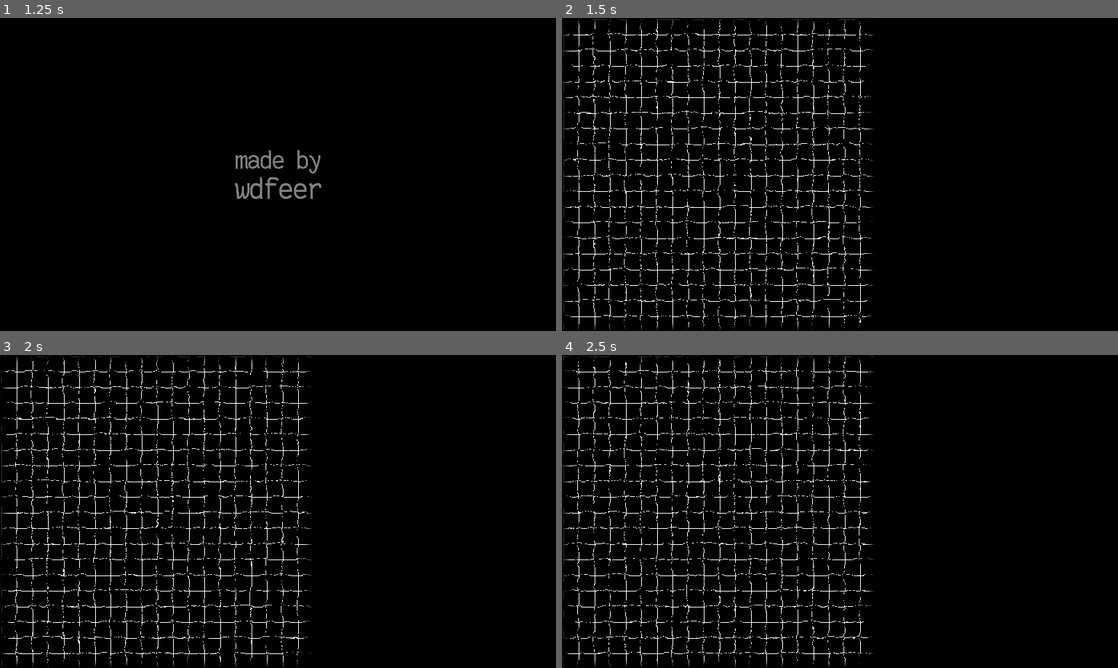
Above: before the commit, frames 1-4 (two rows, left to right).
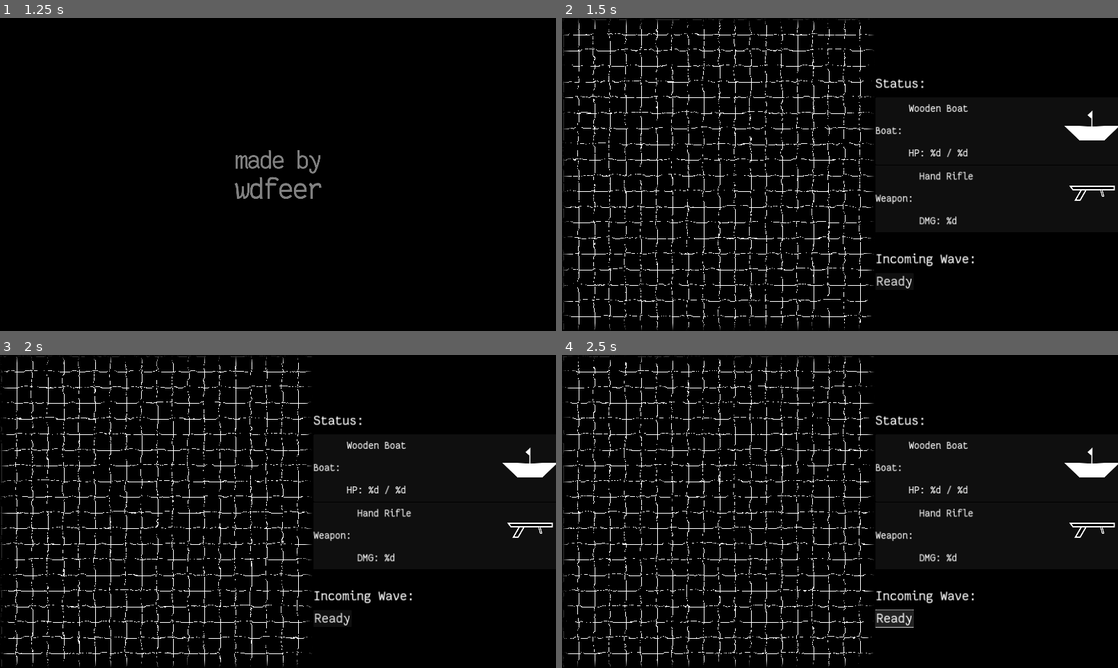
Above: after the commit, the same moments.

Repository: wdfeer/seabattle
Game: Godot game, scene res://src/splash.tscn
The game is run twice, just before and just after one commit, with the same random seed, the same clock (stepped at 60 frames per second) and the same inputs.
Inputs (mouse positions are in pixels of both pictures, inside the frame that each line leads up to):
- Up to frame 1 (1.25 s): no input
- Up to frame 2 (1.5 s): no input
- Up to frame 3 (2 s): no input
- Up to frame 4 (2.5 s): click (895, 617) at 2 s, where only the run after the commit has a clickable "Ready"

Frame 1 is identical in both runs. In frame 2, 1.7% of the frame differs, in the area x 56-100%, y 19-87%; in frame 3, 1.7%; in frame 4, 2.0%, in the area x 56-100%, y 19-88%.

Commit message:
Create player status UI

Diff:
--- /dev/null
+++ b/assets/armor_icon.svg
@@ -0,0 +1,46 @@
+<?xml version="1.0" encoding="UTF-8" standalone="no"?>
+<!-- Created with Inkscape (http://www.inkscape.org/) -->
+
+<svg
+   width="64"
+   height="64"
+   viewBox="0 0 16.933333 16.933333"
+   version="1.1"
+   id="svg1"
+   inkscape:version="1.4 (e7c3feb100, 2024-10-09)"
+   sodipodi:docname="armor_icon.svg"
+   xmlns:inkscape="http://www.inkscape.org/namespaces/inkscape"
+   xmlns:sodipodi="http://sodipodi.sourceforge.net/DTD/sodipodi-0.dtd"
+   xmlns="http://www.w3.org/2000/svg"
+   xmlns:svg="http://www.w3.org/2000/svg">
+  <sodipodi:namedview
+     id="namedview1"
+     pagecolor="#000000"
+     bordercolor="#000000"
+     borderopacity="0.25"
+     inkscape:showpageshadow="2"
+     inkscape:pageopacity="0.0"
+     inkscape:pagecheckerboard="0"
+     inkscape:deskcolor="#d1d1d1"
+     inkscape:document-units="px"
+     inkscape:zoom="12.447381"
+     inkscape:cx="27.756843"
+     inkscape:cy="23.177566"
+     inkscape:window-width="2560"
+     inkscape:window-height="1405"
+     inkscape:window-x="0"
+     inkscape:window-y="35"
+     inkscape:window-maximized="1"
+     inkscape:current-layer="layer1" />
+  <defs
+     id="defs1" />
+  <g
+     inkscape:label="Layer 1"
+     inkscape:groupmode="layer"
+     id="layer1">
+    <path
+       id="path1"
+       style="fill:#ffffff;stroke:#ffffff;stroke-width:1.42875"
+       d="M 5.6032757,1.6970601 1.8675864,3.8540345 v 7.6202065 l 6.5990803,3.810103 6.5990803,-3.810103 V 3.8540345 L 11.330058,1.6970601 8.4666667,4.1770121 Z" />
+  </g>
+</svg>
--- /dev/null
+++ b/assets/boat_side.svg
@@ -0,0 +1,47 @@
+<?xml version="1.0" encoding="UTF-8" standalone="no"?>
+<!-- Created with Inkscape (http://www.inkscape.org/) -->
+
+<svg
+   width="256"
+   height="256"
+   viewBox="0 0 67.733332 67.733333"
+   version="1.1"
+   id="svg1"
+   inkscape:version="1.4 (e7c3feb100, 2024-10-09)"
+   sodipodi:docname="boat1_side.svg"
+   xmlns:inkscape="http://www.inkscape.org/namespaces/inkscape"
+   xmlns:sodipodi="http://sodipodi.sourceforge.net/DTD/sodipodi-0.dtd"
+   xmlns="http://www.w3.org/2000/svg"
+   xmlns:svg="http://www.w3.org/2000/svg">
+  <sodipodi:namedview
+     id="namedview1"
+     pagecolor="#000000"
+     bordercolor="#000000"
+     borderopacity="0.25"
+     inkscape:showpageshadow="2"
+     inkscape:pageopacity="0.0"
+     inkscape:pagecheckerboard="0"
+     inkscape:deskcolor="#d1d1d1"
+     inkscape:document-units="px"
+     inkscape:zoom="3.1118452"
+     inkscape:cx="102.35085"
+     inkscape:cy="120.66796"
+     inkscape:window-width="2560"
+     inkscape:window-height="1405"
+     inkscape:window-x="0"
+     inkscape:window-y="35"
+     inkscape:window-maximized="1"
+     inkscape:current-layer="layer1" />
+  <defs
+     id="defs1" />
+  <g
+     inkscape:label="Layer 1"
+     inkscape:groupmode="layer"
+     id="layer1">
+    <path
+       id="path1"
+       style="fill:#ffffff;stroke:#ffffff;stroke-width:1.25348;stroke-opacity:1"
+       d="m 33.99835,17.023502 -4.50637,4.343751 4.243186,3.916538 V 35.68992 L 1.5894461,34.855032 18.824903,51.567817 H 48.908611 L 66.144067,34.855032 33.866757,35.68992 Z"
+       sodipodi:nodetypes="cccccccccc" />
+  </g>
+</svg>
--- /dev/null
+++ b/assets/man_icon.svg
@@ -0,0 +1,53 @@
+<?xml version="1.0" encoding="UTF-8" standalone="no"?>
+<!-- Created with Inkscape (http://www.inkscape.org/) -->
+
+<svg
+   width="64"
+   height="64"
+   viewBox="0 0 16.933333 16.933333"
+   version="1.1"
+   id="svg1"
+   inkscape:version="1.4 (e7c3feb100, 2024-10-09)"
+   sodipodi:docname="man_icon.svg"
+   xmlns:inkscape="http://www.inkscape.org/namespaces/inkscape"
+   xmlns:sodipodi="http://sodipodi.sourceforge.net/DTD/sodipodi-0.dtd"
+   xmlns="http://www.w3.org/2000/svg"
+   xmlns:svg="http://www.w3.org/2000/svg">
+  <sodipodi:namedview
+     id="namedview1"
+     pagecolor="#000000"
+     bordercolor="#000000"
+     borderopacity="0.25"
+     inkscape:showpageshadow="2"
+     inkscape:pageopacity="0.0"
+     inkscape:pagecheckerboard="0"
+     inkscape:deskcolor="#d1d1d1"
+     inkscape:document-units="px"
+     inkscape:zoom="17.603255"
+     inkscape:cx="30.19328"
+     inkscape:cy="37.862316"
+     inkscape:window-width="2560"
+     inkscape:window-height="1405"
+     inkscape:window-x="0"
+     inkscape:window-y="35"
+     inkscape:window-maximized="1"
+     inkscape:current-layer="layer1" />
+  <defs
+     id="defs1" />
+  <g
+     inkscape:label="Layer 1"
+     inkscape:groupmode="layer"
+     id="layer1">
+    <circle
+       style="fill:#ffffff;stroke:#ffffff;stroke-width:0.282846"
+       id="path1"
+       cx="8.4666662"
+       cy="4.2333331"
+       r="3.033577" />
+    <path
+       style="fill:#ffffff;stroke:#ffffff;stroke-width:1.58749997;stroke-opacity:1;stroke-dasharray:none"
+       d="m 8.4666663,4.233333 3e-7,8.995833 L 6.3499999,15.875 8.4666666,13.229166 10.583333,15.875 8.4666666,13.229166"
+       id="path2"
+       sodipodi:nodetypes="cccccc" />
+  </g>
+</svg>
--- /dev/null
+++ b/assets/rifle.svg
@@ -0,0 +1,59 @@
+<?xml version="1.0" encoding="UTF-8" standalone="no"?>
+<!-- Created with Inkscape (http://www.inkscape.org/) -->
+
+<svg
+   width="256"
+   height="256"
+   viewBox="0 0 67.733332 67.733333"
+   version="1.1"
+   id="svg1"
+   inkscape:version="1.4 (e7c3feb100, 2024-10-09)"
+   sodipodi:docname="rifle.svg"
+   xmlns:inkscape="http://www.inkscape.org/namespaces/inkscape"
+   xmlns:sodipodi="http://sodipodi.sourceforge.net/DTD/sodipodi-0.dtd"
+   xmlns="http://www.w3.org/2000/svg"
+   xmlns:svg="http://www.w3.org/2000/svg">
+  <sodipodi:namedview
+     id="namedview1"
+     pagecolor="#000000"
+     bordercolor="#000000"
+     borderopacity="0.25"
+     inkscape:showpageshadow="2"
+     inkscape:pageopacity="0.0"
+     inkscape:pagecheckerboard="0"
+     inkscape:deskcolor="#d1d1d1"
+     inkscape:document-units="px"
+     inkscape:zoom="3.1118452"
+     inkscape:cx="98.494617"
+     inkscape:cy="111.02737"
+     inkscape:window-width="2560"
+     inkscape:window-height="1405"
+     inkscape:window-x="0"
+     inkscape:window-y="35"
+     inkscape:window-maximized="1"
+     inkscape:current-layer="layer1" />
+  <defs
+     id="defs1" />
+  <g
+     inkscape:label="Layer 1"
+     inkscape:groupmode="layer"
+     id="layer1">
+    <g
+       id="g4"
+       transform="translate(1.2004013,0.92728825)">
+      <path
+         style="fill:#000000;stroke:#ffffff;stroke-width:1.5875"
+         d="M 59.795833,24.529554 H 6.3499999 l 3.175,4.148382 H 59.795833 Z"
+         id="path1"
+         sodipodi:nodetypes="ccccc" />
+      <path
+         style="fill:#000000;stroke:#ffffff;stroke-width:1.5875"
+         d="m 19.938264,28.677936 -7.315758,12.671266 h 5.700291 l 7.315758,-12.671266 z"
+         id="path2" />
+      <path
+         style="fill:#000000;stroke:#ffffff;stroke-width:1.05833;stroke-dasharray:none"
+         d="m 43.107461,28.677936 2.155561,8.044659 h 1.883108 l -2.15556,-8.044659 z"
+         id="path3" />
+    </g>
+  </g>
+</svg>
--- /dev/null
+++ b/assets/theme.tres
@@ -0,0 +1,4 @@
+[gd_resource type="Theme" format=3 uid="uid://dn55yx7wt1fii"]
+
+[resource]
+default_font_size = 48
--- a/project.godot
+++ b/project.godot
@@ -25,6 +25,11 @@
 window/stretch/mode="canvas_items"
 window/stretch/aspect="keep_width"
 
+[gui]
+
+theme/custom="res://assets/theme.tres"
+theme/custom_font="res://assets/FantasqueSansMNerdFontMono-Regular.ttf"
+
 [rendering]
 
 environment/defaults/default_clear_color=Color(0, 0, 0, 1)
--- a/src/game.tscn
+++ b/src/game.tscn
@@ -1,7 +1,9 @@
-[gd_scene load_steps=9 format=3 uid="uid://cv75j6xrskgg4"]
+[gd_scene load_steps=11 format=3 uid="uid://cv75j6xrskgg4"]
 
 [ext_resource type="Shader" path="res://shaders/wobbly_grid.gdshader" id="1_xlgjy"]
 [ext_resource type="PackedScene" uid="uid://xa5r41gqqm44" path="res://src/boat.tscn" id="2_uh7xm"]
+[ext_resource type="Texture2D" uid="uid://dlqnae7yets7n" path="res://assets/boat_side.svg" id="3_xhaqu"]
+[ext_resource type="Texture2D" uid="uid://cnlo3wl6dtt6b" path="res://assets/rifle.svg" id="4_5s0de"]
 
 [sub_resource type="FastNoiseLite" id="FastNoiseLite_60mvc"]
 
@@ -42,5 +44,164 @@
 
 [node name="PlayerController" type="Node" parent="Sea/Boat"]
 
-[node name="UI" type="Control" parent="."]
-layout_mode = 2
+[node name="UI" type="VBoxContainer" parent="."]
+custom_minimum_size = Vector2(1120, 1440)
+layout_mode = 2
+alignment = 1
+
+[node name="PlayerLabel" type="Label" parent="UI"]
+layout_mode = 2
+theme_override_font_sizes/font_size = 64
+text = "Status:"
+
+[node name="20Spacer1" type="Control" parent="UI"]
+custom_minimum_size = Vector2(0, 20)
+layout_mode = 2
+
+[node name="PlayerInfo" type="VBoxContainer" parent="UI"]
+layout_mode = 2
+
+[node name="BoatInfo" type="PanelContainer" parent="UI/PlayerInfo"]
+layout_mode = 2
+
+[node name="HBoxContainer" type="HBoxContainer" parent="UI/PlayerInfo/BoatInfo"]
+layout_mode = 2
+alignment = 1
+
+[node name="HBoxContainer1" type="HBoxContainer" parent="UI/PlayerInfo/BoatInfo/HBoxContainer"]
+custom_minimum_size = Vector2(560, 0)
+layout_mode = 2
+
+[node name="HBoxContainer" type="HBoxContainer" parent="UI/PlayerInfo/BoatInfo/HBoxContainer/HBoxContainer1"]
+layout_mode = 2
+
+[node name="Label" type="Label" parent="UI/PlayerInfo/BoatInfo/HBoxContainer/HBoxContainer1/HBoxContainer"]
+layout_mode = 2
+text = "Boat:"
+
+[node name="20Spacer" type="Control" parent="UI/PlayerInfo/BoatInfo/HBoxContainer/HBoxContainer1/HBoxContainer"]
+custom_minimum_size = Vector2(20, 20)
+layout_mode = 2
+
+[node name="VBoxContainer" type="VBoxContainer" parent="UI/PlayerInfo/BoatInfo/HBoxContainer/HBoxContainer1/HBoxContainer"]
+layout_mode = 2
+
+[node name="20Spacer1" type="Control" parent="UI/PlayerInfo/BoatInfo/HBoxContainer/HBoxContainer1/HBoxContainer/VBoxContainer"]
+custom_minimum_size = Vector2(20, 20)
+layout_mode = 2
+
+[node name="VBoxContainer1" type="VBoxContainer" parent="UI/PlayerInfo/BoatInfo/HBoxContainer/HBoxContainer1/HBoxContainer/VBoxContainer"]
+custom_minimum_size = Vector2(0, 128)
+layout_mode = 2
+
+[node name="BoatName" type="Label" parent="UI/PlayerInfo/BoatInfo/HBoxContainer/HBoxContainer1/HBoxContainer/VBoxContainer/VBoxContainer1"]
+layout_mode = 2
+text = "Wooden Boat"
+
+[node name="VBoxContainer2" type="VBoxContainer" parent="UI/PlayerInfo/BoatInfo/HBoxContainer/HBoxContainer1/HBoxContainer/VBoxContainer"]
+custom_minimum_size = Vector2(0, 128)
+layout_mode = 2
+alignment = 2
+
+[node name="HpLabel" type="Label" parent="UI/PlayerInfo/BoatInfo/HBoxContainer/HBoxContainer1/HBoxContainer/VBoxContainer/VBoxContainer2"]
+layout_mode = 2
+text = "HP: %d / %d"
+
+[node name="20Spacer2" type="Control" parent="UI/PlayerInfo/BoatInfo/HBoxContainer/HBoxContainer1/HBoxContainer/VBoxContainer"]
+custom_minimum_size = Vector2(20, 20)
+layout_mode = 2
+
+[node name="HBoxContainer2" type="HBoxContainer" parent="UI/PlayerInfo/BoatInfo/HBoxContainer"]
+custom_minimum_size = Vector2(560, 0)
+layout_mode = 2
+alignment = 2
+
+[node name="TextureRect" type="TextureRect" parent="UI/PlayerInfo/BoatInfo/HBoxContainer/HBoxContainer2"]
+layout_mode = 2
+size_flags_horizontal = 8
+texture = ExtResource("3_xhaqu")
+stretch_mode = 2
+
+[node name="WeaponInfo" type="PanelContainer" parent="UI/PlayerInfo"]
+layout_mode = 2
+
+[node name="HBoxContainer2" type="HBoxContainer" parent="UI/PlayerInfo/WeaponInfo"]
+layout_mode = 2
+alignment = 1
+
+[node name="HBoxContainer1" type="HBoxContainer" parent="UI/PlayerInfo/WeaponInfo/HBoxContainer2"]
+custom_minimum_size = Vector2(560, 0)
+layout_mode = 2
+
+[node name="HBoxContainer" type="HBoxContainer" parent="UI/PlayerInfo/WeaponInfo/HBoxContainer2/HBoxContainer1"]
+layout_mode = 2
+
+[node name="Label" type="Label" parent="UI/PlayerInfo/WeaponInfo/HBoxContainer2/HBoxContainer1/HBoxContainer"]
+layout_mode = 2
+text = "Weapon:"
+
+[node name="20Spacer" type="Control" parent="UI/PlayerInfo/WeaponInfo/HBoxContainer2/HBoxContainer1/HBoxContainer"]
+custom_minimum_size = Vector2(20, 20)
+layout_mode = 2
+
+[node name="VBoxContainer" type="VBoxContainer" parent="UI/PlayerInfo/WeaponInfo/HBoxContainer2/HBoxContainer1/HBoxContainer"]
+layout_mode = 2
+
+[node name="20Spacer1" type="Control" parent="UI/PlayerInfo/WeaponInfo/HBoxContainer2/HBoxContainer1/HBoxContainer/VBoxContainer"]
+custom_minimum_size = Vector2(20, 20)
+layout_mode = 2
+
+[node name="VBoxContainer1" type="VBoxContainer" parent="UI/PlayerInfo/WeaponInfo/HBoxContainer2/HBoxContainer1/HBoxContainer/VBoxContainer"]
+custom_minimum_size = Vector2(0, 128)
+layout_mode = 2
+
+[node name="GunName" type="Label" parent="UI/PlayerInfo/WeaponInfo/HBoxContainer2/HBoxContainer1/HBoxContainer/VBoxContainer/VBoxContainer1"]
+layout_mode = 2
+text = "Hand Rifle"
+
+[node name="VBoxContainer2" type="VBoxContainer" parent="UI/PlayerInfo/WeaponInfo/HBoxContainer2/HBoxContainer1/HBoxContainer/VBoxContainer"]
+custom_minimum_size = Vector2(0, 128)
+layout_mode = 2
+alignment = 2
+
+[node name="DmgLabel" type="Label" parent="UI/PlayerInfo/WeaponInfo/HBoxContainer2/HBoxContainer1/HBoxContainer/VBoxContainer/VBoxContainer2"]
+layout_mode = 2
+text = "DMG: %d"
+
+[node name="20Spacer2" type="Control" parent="UI/PlayerInfo/WeaponInfo/HBoxContainer2/HBoxContainer1/HBoxContainer/VBoxContainer"]
+custom_minimum_size = Vector2(20, 20)
+layout_mode = 2
+
+[node name="HBoxContainer2" type="HBoxContainer" parent="UI/PlayerInfo/WeaponInfo/HBoxContainer2"]
+custom_minimum_size = Vector2(560, 0)
+layout_mode = 2
+alignment = 2
+
+[node name="TextureRect" type="TextureRect" parent="UI/PlayerInfo/WeaponInfo/HBoxContainer2/HBoxContainer2"]
+layout_mode = 2
+size_flags_horizontal = 8
+texture = ExtResource("4_5s0de")
+stretch_mode = 2
+
+[node name="80Spacer" type="Control" parent="UI"]
+custom_minimum_size = Vector2(0, 80)
+layout_mode = 2
+
+[node name="WaveLabel" type="Label" parent="UI"]
+layout_mode = 2
+theme_override_font_sizes/font_size = 64
+text = "Incoming Wave:"
+
+[node name="20Spacer2" type="Control" parent="UI"]
+custom_minimum_size = Vector2(0, 20)
+layout_mode = 2
+
+[node name="WaveInfo" type="Panel" parent="UI"]
+layout_mode = 2
+
+[node name="ReadyButton" type="Button" parent="UI/WaveInfo"]
+layout_mode = 0
+offset_right = 8.0
+offset_bottom = 8.0
+theme_override_font_sizes/font_size = 64
+text = "Ready"
--- a/src/splash.tscn
+++ b/src/splash.tscn
@@ -3,6 +3,21 @@
 [ext_resource type="Script" path="res://src/splash.gd" id="1_al2rn"]
 [ext_resource type="Texture2D" uid="uid://bq0ta8xl64krj" path="res://assets/splash.png" id="1_ofnxk"]
 [ext_resource type="PackedScene" uid="uid://cv75j6xrskgg4" path="res://src/game.tscn" id="3_76qxr"]
+
+[sub_resource type="Animation" id="Animation_esogi"]
+length = 0.001
+tracks/0/type = "value"
+tracks/0/imported = false
+tracks/0/enabled = true
+tracks/0/path = NodePath(".:modulate")
+tracks/0/interp = 1
+tracks/0/loop_wrap = true
+tracks/0/keys = {
+"times": PackedFloat32Array(0),
+"transitions": PackedFloat32Array(1),
+"update": 0,
+"values": [Color(1, 1, 1, 0)]
+}
 
 [sub_resource type="Animation" id="Animation_gx6ix"]
 resource_name = "boot"
@@ -34,21 +49,6 @@
 }]
 }
 
-[sub_resource type="Animation" id="Animation_esogi"]
-length = 0.001
-tracks/0/type = "value"
-tracks/0/imported = false
-tracks/0/enabled = true
-tracks/0/path = NodePath(".:modulate")
-tracks/0/interp = 1
-tracks/0/loop_wrap = true
-tracks/0/keys = {
-"times": PackedFloat32Array(0),
-"transitions": PackedFloat32Array(1),
-"update": 0,
-"values": [Color(1, 1, 1, 0)]
-}
-
 [sub_resource type="AnimationLibrary" id="AnimationLibrary_nucei"]
 _data = {
 "RESET": SubResource("Animation_esogi"),
Binary file added: assets/FantasqueSansMNerdFontMono-Regular.ttf
Not shown, added: assets/FantasqueSansMNerdFontMono-Regular.ttf.import
Not shown, added: assets/armor_icon.svg.import
Not shown, added: assets/boat_side.svg.import
Not shown, added: assets/man_icon.svg.import
Not shown, added: assets/rifle.svg.import
